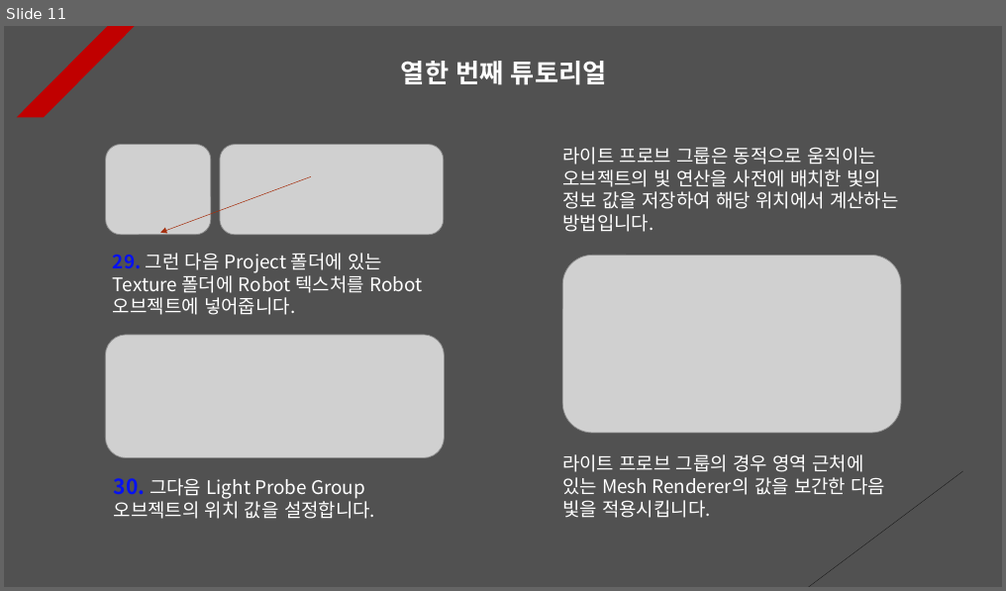
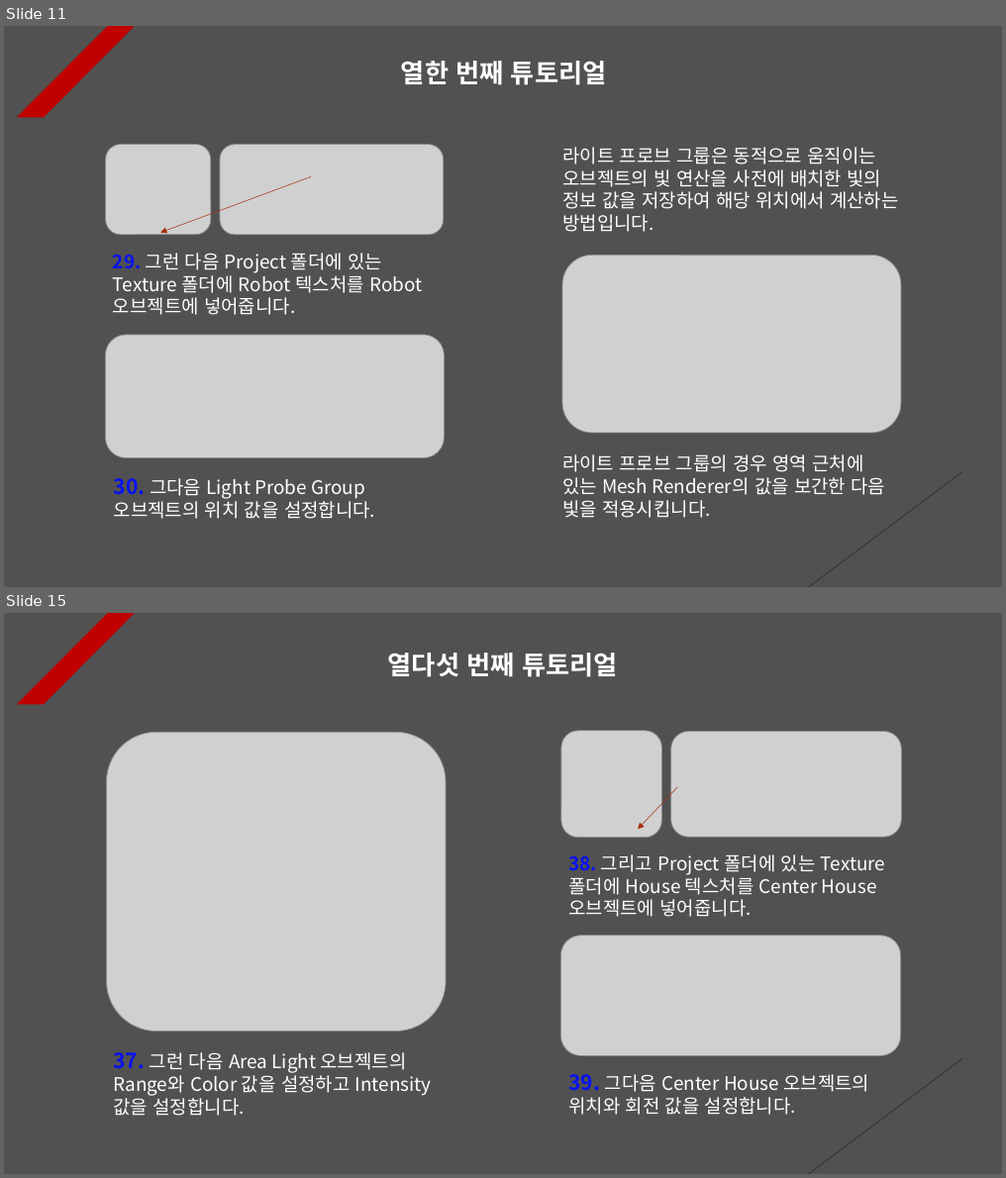
Before and after one commit to Unity2033/3D-UnityEngine, a slide deck: Assets/Class/Light/PPT Data/Light Example.pptx. Shown one above the other, each under a label of ours: slide 11 before the commit, slides 11 and 15 after it; the slides between them are not shown. The pictures are 1006x591 and 1006x1178 pixels, drawn with LibreOffice and Linux fonts; fonts in the diff are those of the drawing; grey boxes stand for pictures. Boxes give left, top, right and bottom in pixels: in the first picture for what was removed or moved away, otherwise in the second. Text is boxed around its words. In the diff, an @@ line names an element or a change of style, - is before the commit and + after.

Commit message:
Collision Tutorial Renewal
- Light PPT Data Update

- Set game object creation to object
  in world space

- Implemented to move objects by
  applying physical force

- Implementation of a system that
  recoils by obtaining a reflection
  vector when colliding with a game
  object

- Delete and add resource data

```diff
--- a/Assets/Class/Light/PPT Data/Light Example.pptx
+++ b/Assets/Class/Light/PPT Data/Light Example.pptx
@@ slide 15 added at (4, 613, 1002, 1174), background #515151; not listed: 2 template elements that a slide beside it also shows @@
@@ text added at (388, 653, 617, 677), 25 pt, text #FFFFFF, bold @@
+열다섯 번째 튜토리얼
@@ picture added at (561, 731, 662, 838) @@
@@ picture added at (671, 731, 902, 837) @@
@@ picture added at (107, 732, 446, 1032) @@
@@ arrow added from (678, 787) to (638, 830), #A5300F 0.5 pt dashed @@
@@ text added at (568, 855, 885, 917), 18 pt, text #FFFFFF @@
+38. 그리고 Project 폴더에 있는 Texture 폴더에 House 텍스처를 Center House 오브젝트에 넣어줍니다.
@@ picture added at (561, 936, 901, 1057) @@
@@ text added at (113, 1053, 432, 1116), 18 pt, text #FFFFFF @@
+37. 그런 다음 Area Light 오브젝트의 Range와 Color 값을 설정하고 Intensity 값을 설정합니다.
@@ text added at (568, 1074, 869, 1115), 18 pt, text #FFFFFF @@
+39. 그다음 Center House 오브젝트의 위치와 회전 값을 설정합니다.
```
Also in this commit, not shown: 2 slides changed, 2 other slides added, 45 other files.
